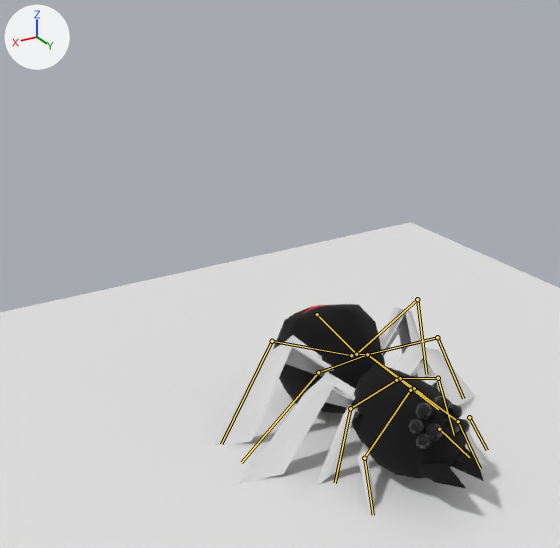
The Blender file boss_1_v6.blend, before and after one commit.
Before and after are seen from a 50 mm camera at (14.8, 19.5, 15.9) aimed at (2.3, -1.4, 5.4). Lighting does not change. The marker at upper left points along +X, +Y and +Z. The bones that bend it are drawn over the model as lines.
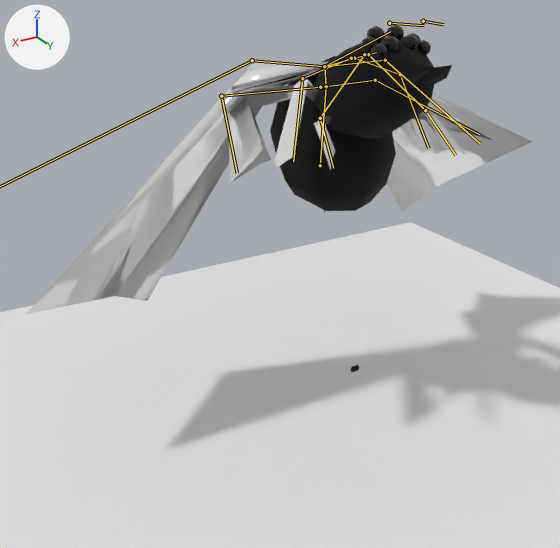
The newer file adds an action. The first version stands in its rest pose; the second is drawn at frame 1 of the action 'shoot_fly'.

Diff of the bpy script that builds the scene:
```diff
--- a/boss_1_v6.blend.py
+++ b/boss_1_v6.blend.py
@@ bone_body @@
 bone_body = bpy.data.objects['Armature'].pose.bones['body']
-bone_body.location = (0.0, 0.0, 0.0)
-bone_body.rotation_quaternion = (1.0, 0.0, 0.0, 0.0)  # degrees (0, 0, 0)
+bone_body.location = (0.0, -1.53, -17.72)
+bone_body.rotation_quaternion = (0.753, -0.656, 0.057, -0.005)  # degrees (-82, 5, -5)
@@ bone_head @@
 bone_head = bpy.data.objects['Armature'].pose.bones['head']  # child of 'body_2'
-bone_head.rotation_quaternion = (1.0, 0.0, 0.0, 0.0)  # degrees (0, 0, 0)
+bone_head.rotation_quaternion = (0.874, 0.487, -0.012, 0.001)  # degrees (58, -1, -1)
@@ bone_body_3 @@
 bone_body_3 = bpy.data.objects['Armature'].pose.bones['body_3']  # child of 'body_2'
-bone_body_3.rotation_quaternion = (1.0, 0.0, 0.0, 0.0)  # degrees (0, 0, 0)
+bone_body_3.rotation_quaternion = (0.832, 0.553, -0.044, -0.009)  # degrees (67, -4, -4)
@@ bone_leg2_top_l @@
 bone_leg2_top_l = bpy.data.objects['Armature'].pose.bones['leg2_top.l']  # child of 'body_2'
-bone_leg2_top_l.rotation_quaternion = (1.0, 0.0, 0.0, 0.0)  # degrees (0, 0, 0)
+bone_leg2_top_l.rotation_quaternion = (0.99, -0.065, 0.006, -0.128)  # degrees (-7, 0, -15)
@@ bone_leg2_bot_l @@
 bone_leg2_bot_l = bpy.data.objects['Armature'].pose.bones['leg2_bot.l']  # child of 'leg2_top.l'
-bone_leg2_bot_l.rotation_quaternion = (1.0, 0.0, 0.0, 0.0)  # degrees (0, 0, 0)
-bone_leg2_bot_l.scale = (1.0, 1.0, 1.0)
+bone_leg2_bot_l.rotation_quaternion = (0.408, -0.49, 0.704, -0.313)  # degrees (-119, 16, -101)
+bone_leg2_bot_l.scale = (3.5, 2.08, 4.88)
@@ bone_leg2_top_r @@
 bone_leg2_top_r = bpy.data.objects['Armature'].pose.bones['leg2_top.r']  # child of 'body_2'
-bone_leg2_top_r.rotation_quaternion = (1.0, 0.0, 0.0, 0.0)  # degrees (0, 0, 0)
+bone_leg2_top_r.rotation_quaternion = (0.997, -0.036, -0.008, 0.065)  # degrees (-4, -1, 7)
@@ bone_leg2_bot_r @@
 bone_leg2_bot_r = bpy.data.objects['Armature'].pose.bones['leg2_bot.r']  # child of 'leg2_top.r'
-bone_leg2_bot_r.rotation_quaternion = (1.0, 0.0, 0.0, 0.0)  # degrees (0, 0, 0)
-bone_leg2_bot_r.scale = (1.0, 1.0, 1.0)
+bone_leg2_bot_r.rotation_quaternion = (0.408, -0.49, -0.704, 0.313)  # degrees (-119, -16, 101)
+bone_leg2_bot_r.scale = (3.5, 2.08, 4.88)
```

What differs and where, as boxes [x1, y1, x2, y2] in the pictures (560 x 548 px):
'Cube', posed (87% wider, 64% taller): before [215, 304, 486, 515]; after [26, 25, 533, 372]
bone 'body', root to tip: before (317, 314) to (356, 354); after (320, 165) to (326, 86)
bone 'head', root to tip: before (367, 354) to (438, 409); after (324, 66) to (390, 31)
bone 'body_3', root to tip: before (367, 354) to (400, 378); after (324, 66) to (354, 58)
bone 'leg2_top.l', root to tip: before (367, 354) to (437, 337); after (324, 66) to (385, 60)
bone 'leg2_bot.l', root to tip: before (437, 337) to (463, 398); after (385, 60) to (480, 143)
bone 'leg2_top.r', root to tip: before (367, 354) to (318, 372); after (324, 66) to (252, 60)
